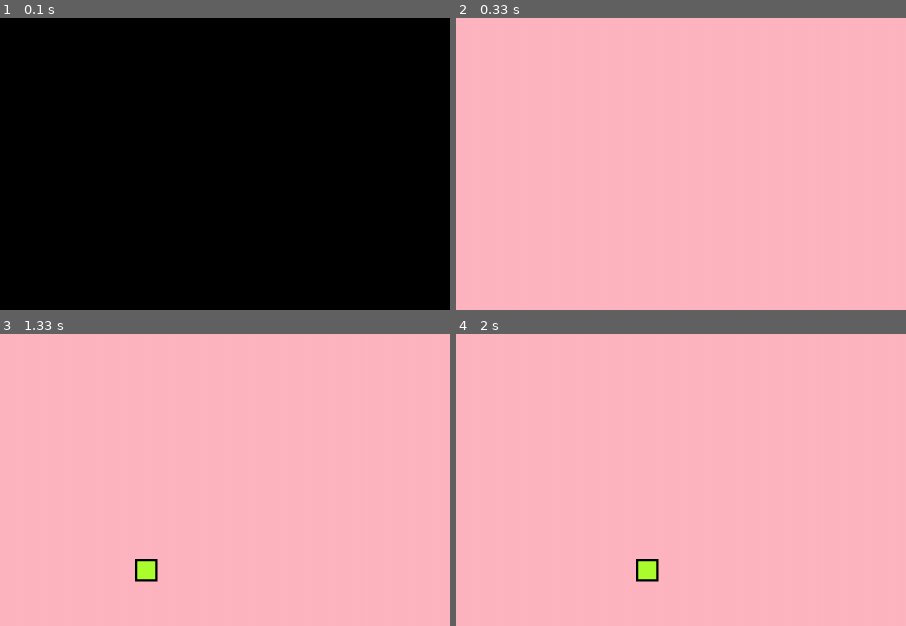
Above: before the commit, frames 1-4 (two rows, left to right).
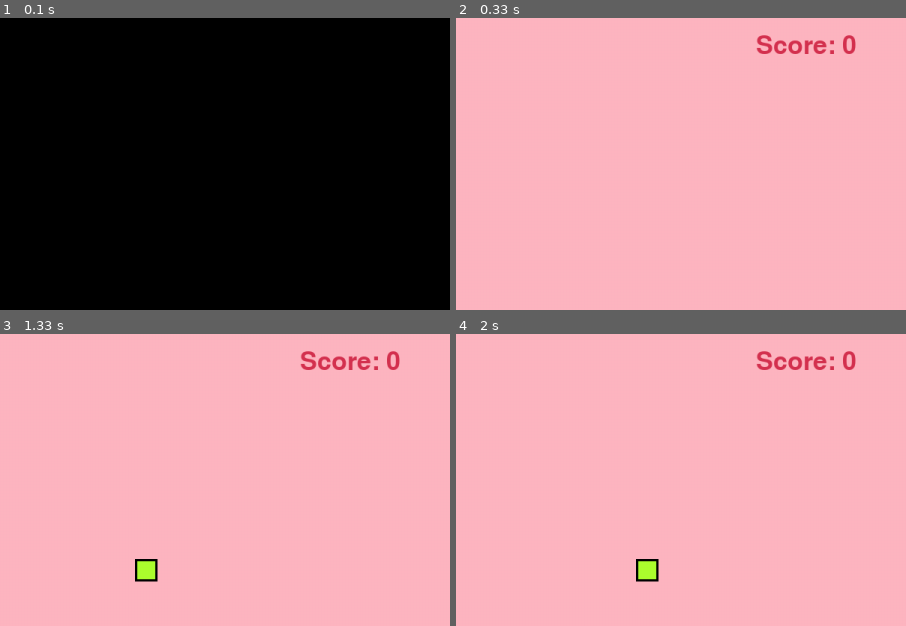
Above: after the commit, the same moments.

Repository: MiShep24/Pygame_snake
Game: pygame game, started from game/snake.py
The game is run twice, just before and just after one commit, with the same random seed, the same clock (stepped at 60 frames per second) and the same inputs.
Inputs:
- Up to frame 1 (0.1 s): no input
- Up to frame 2 (0.33 s): no input
- Up to frame 3 (1.33 s): hold Right 0.33-0.8 s; hold Up 0.83-1.13 s; hold Right from 1.17 s (still down)
- Up to frame 4 (2 s): release Right at 1.63 s; hold Left from 1.67 s (still down)
The pictures show only the part of the screen within x 50-100%, y 0-50%; the shares and areas given below are measured in that part.

Frame 1 is identical in both runs. In frame 2, 0.7% of the frame differs, in the area x 66-89%, y 5-13%; in frame 3, 0.7%; in frame 4, 0.7%.

Commit message:
Добавил вывод подсчета очков через новый экземпляр класса InfoMessage.

Diff:
--- a/game/snake.py
+++ b/game/snake.py
@@ -123,6 +123,9 @@
             self.add_form(frame_thickness)
         self.write_text()
 
+    def change_text(self, new_str):
+        self.text_message = new_str
+
 
 class Fruit(object):
 
@@ -146,6 +149,8 @@
 
 fruit = Fruit(steelblue, segment_size)
 fruit_x, fruit_y = fruit.generate_random_position()
+
+score = InfoMessage("Score: " + str(count_segments_snake-1), red, "None", 50, width - 200, 20, 0, 0, white, black, 0, 0)
 
 run = True
 while run:
@@ -167,6 +172,7 @@
 
     snake.movement()
     snake.drawing()
+    score.set_message(False, 0)
 
     fruit.draw_fruit(fruit_x, fruit_y)
     head_x, head_y = snake.get_position()
@@ -174,16 +180,17 @@
         fruit_x, fruit_y = fruit.generate_random_position()
         count_segments_snake += 1
         list_segments_snake.append([head_x, head_y])
-
-    print([head_x, head_y], list_segments_snake, len(list_segments_snake), count_segments_snake)
+        score.change_text("Score: " + str(count_segments_snake-1))
+
+#    print([head_x, head_y], list_segments_snake, len(list_segments_snake), count_segments_snake)
 
     if len(list_segments_snake) > 1:
         for i in reversed(range(1, len(list_segments_snake))):
             list_segments_snake[i] = list_segments_snake[i-1]
-        print(head_x, head_y)
+#        print(head_x, head_y)
         for i in list_segments_snake:
-            pygame.draw.rect(display, black, [i[0], i[1], segment_size - 1, segment_size - 1], 3)
-            pygame.draw.rect(display, yellow, [i[0], i[1], segment_size + 1, segment_size + 1])
+            pygame.draw.rect(display, yellow, [i[0], i[1], segment_size, segment_size])
+            pygame.draw.rect(display, black, [i[0], i[1], segment_size, segment_size], 3)
     list_segments_snake[0] = [head_x, head_y]
 
     for event in pygame.event.get():
